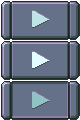
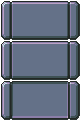
Comparing the layer stacks of the two w=80, h=120 images. Changes:
hid "Play" over box(32, 10, 50, 109)
